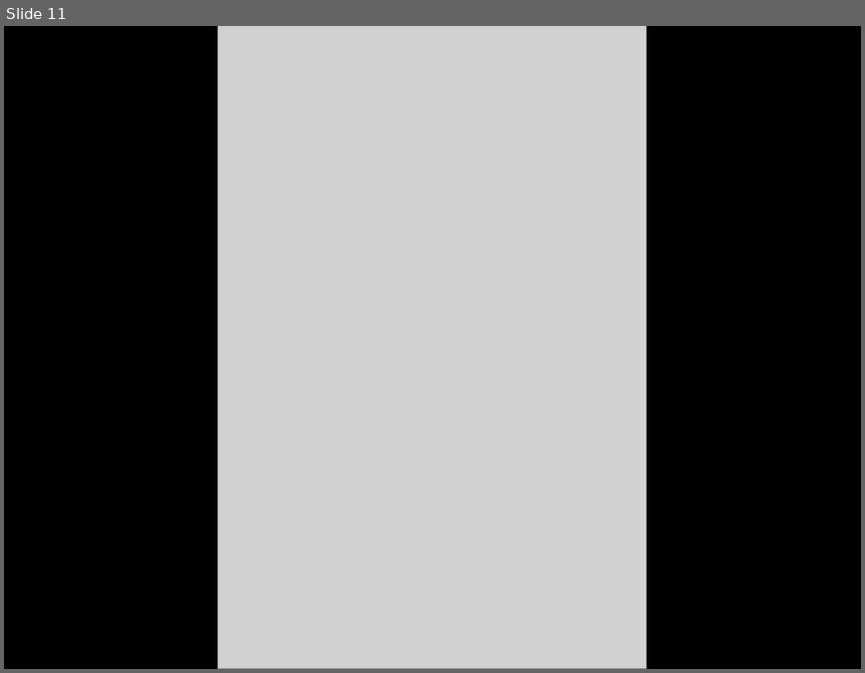
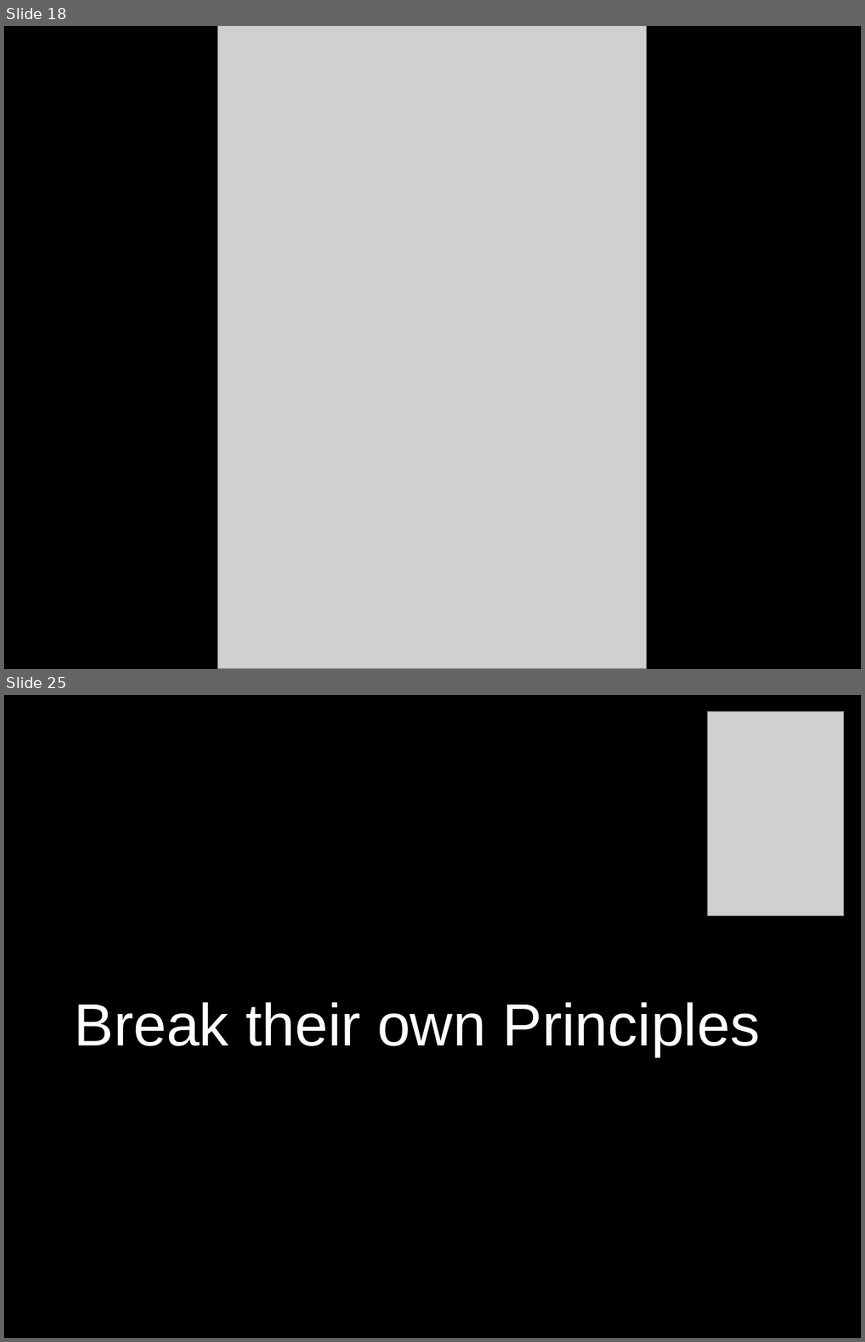
Before and after one commit to dodikk/xamarin-intro-slides, a slide deck: XamarinIntro.odp. Shown one above the other, each under a label of ours: slide 11 before the commit, slides 18 and 25 after it; the slides between them are not shown. The pictures are 865x673 and 865x1342 pixels, drawn with LibreOffice and Linux fonts; fonts in the diff are those of the drawing; grey boxes stand for pictures. Boxes give left, top, right and bottom in pixels: in the first picture for what was removed or moved away, otherwise in the second. Text is boxed around its words. In the diff, an @@ line names an element or a change of style, - is before the commit and + after.

```diff
--- a/XamarinIntro.odp
+++ b/XamarinIntro.odp
@@ slide 25 added at <box>4,695,861,1338</box>, background #000000 @@
@@ picture added at <box>709,711,845,915</box> @@
@@ text added at <box>75,1002,760,1057</box>, 55 pt, text #FFFFFF @@
+Break their own Principles
@@ what was slide 11 is now slide 18 @@
```
Also in this commit, not shown: 18 other slides added, 5 slides removed, 7 other files.
